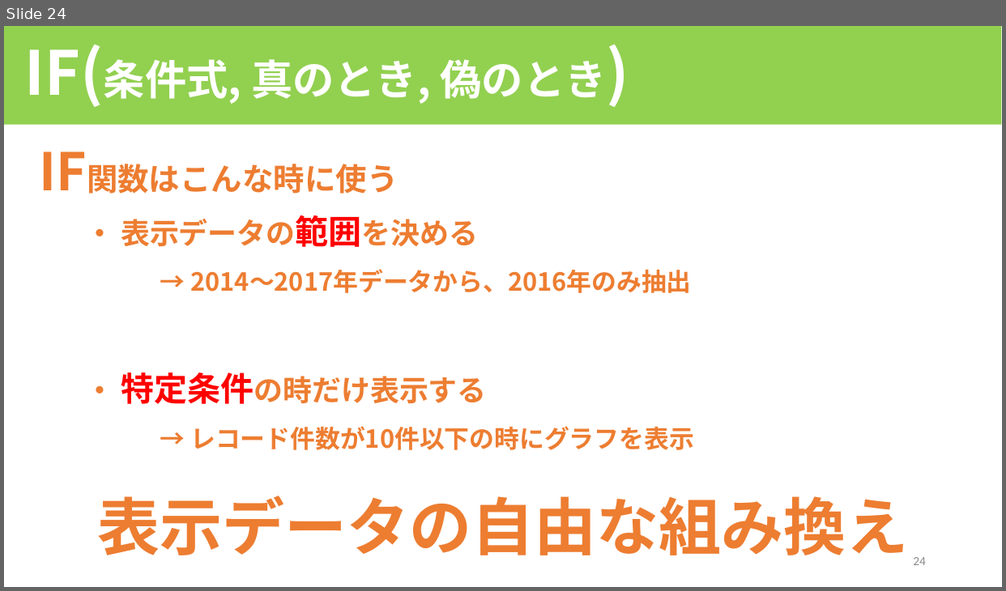
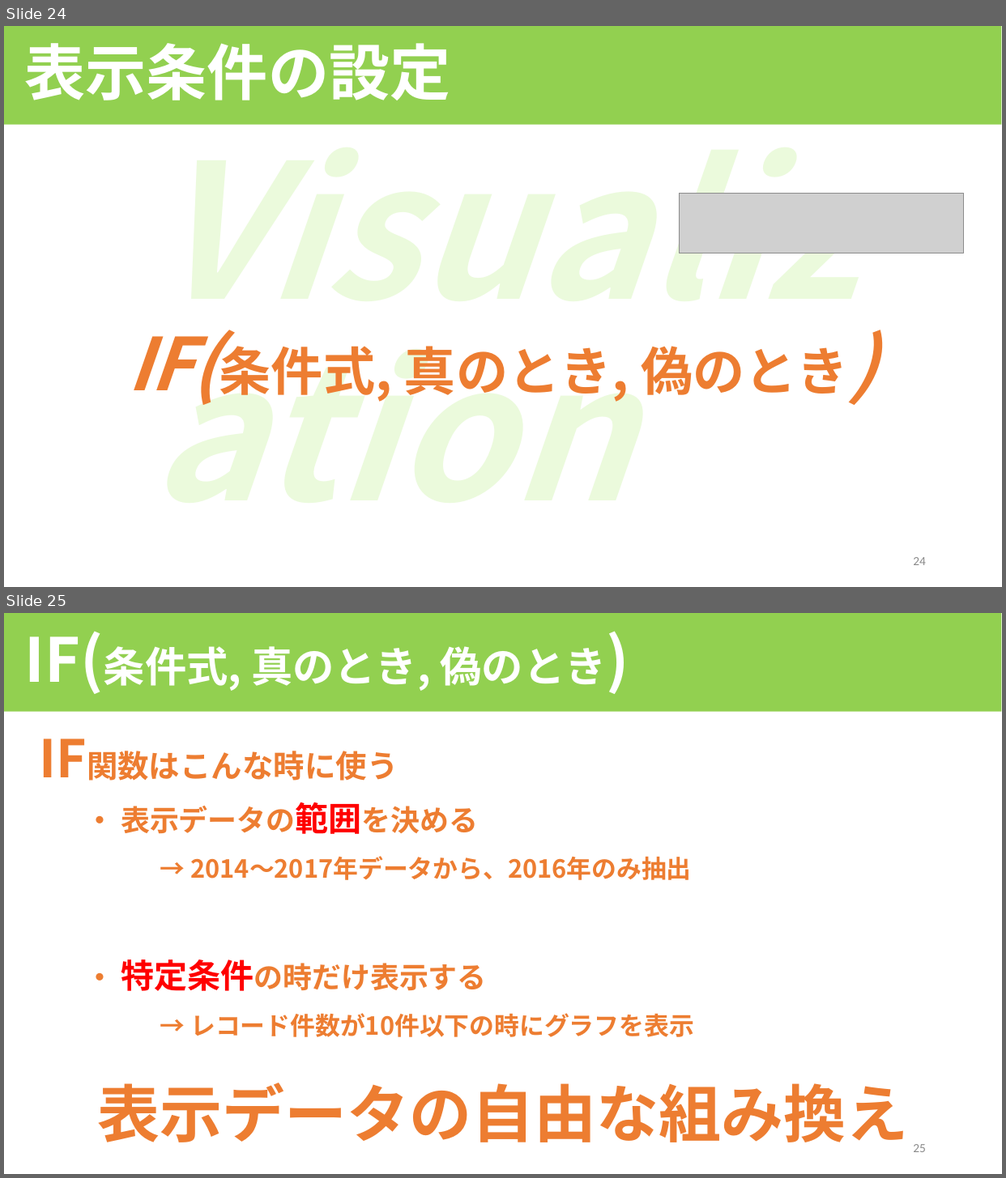
Before and after one commit to HOTNIDAS/inv_app, a slide deck: QlikViewセミナー(応用編1).pptx. Shown one above the other, each under a label of ours: slide 24 before the commit, slides 24 and 25 after it. The pictures are 1006x591 and 1006x1178 pixels, drawn with LibreOffice and Linux fonts; fonts in the diff are those of the drawing; grey boxes stand for pictures. Boxes give left, top, right and bottom in pixels: in the first picture for what was removed or moved away, otherwise in the second. Text is boxed around its words. In the diff, an @@ line names an element or a change of style, - is before the commit and + after.

```diff
--- a/QlikViewセミナー(応用編1).pptx
+++ b/QlikViewセミナー(応用編1).pptx
@@ slide 24 added at box(4, 26, 1002, 587), background #FFFFFF @@
@@ rectangle added at box(4, 26, 1001, 125), fill #92D050, 58.5 pt, text #FFFFFF, bold @@
+表示条件の設定
@@ text added at box(143, 152, 863, 527), 180 pt, text #EBFADC, bold, italic @@
+Visualization
@@ picture added at box(680, 193, 964, 253) @@
@@ text added at box(127, 336, 849, 405), 50 pt, text #ED7D31, bold @@
+IF(条件式, 真のとき, 偽のとき)
@@ page number added at box(913, 557, 926, 565), 12 pt, text #8C8C8C @@
+24
@@ what was slide 24 is now slide 25 @@
@@ page number at box(913, 1144, 926, 1152): text changed @@
-24
+25
```
Also in this commit, not shown: 2 slides changed, 8 other slides added, 2 slides removed.
